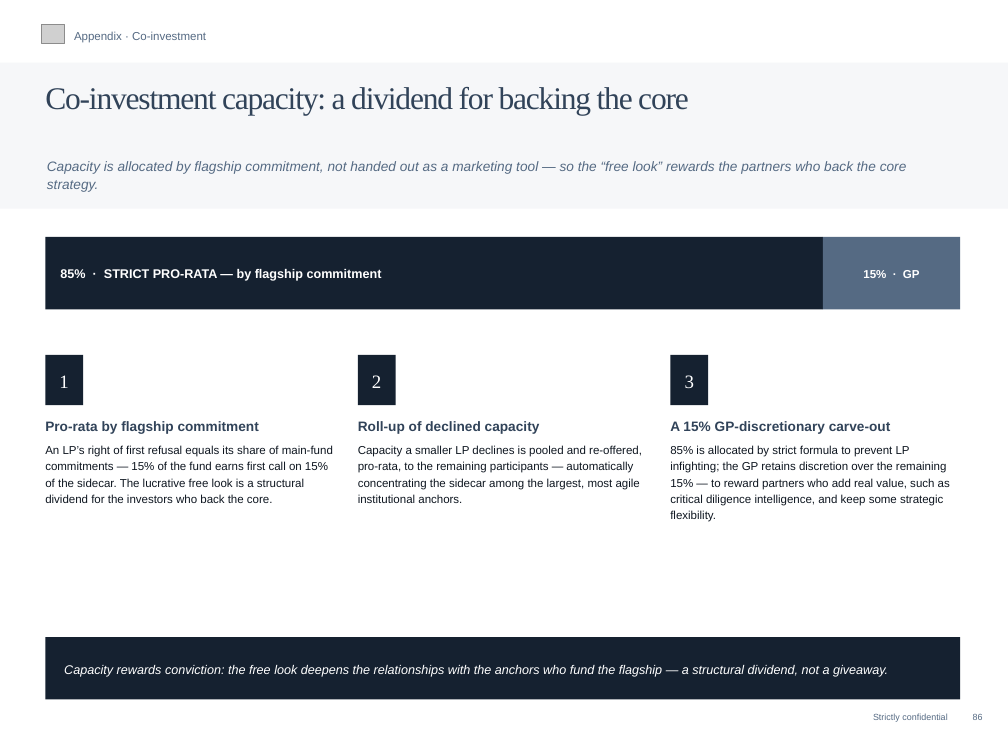
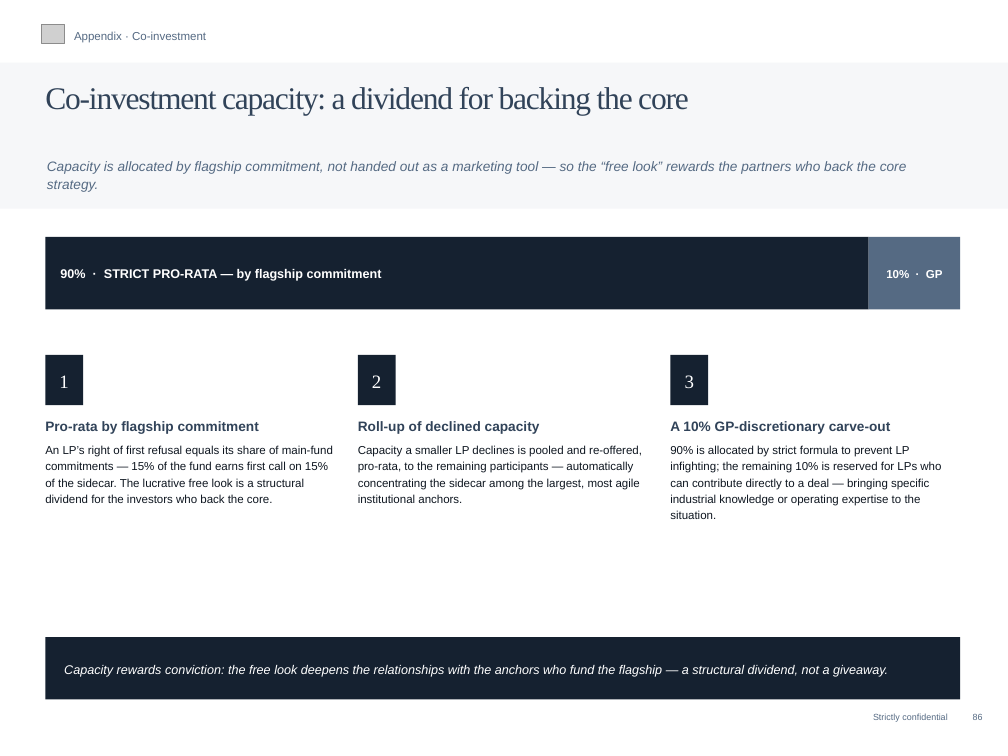
Before and after one commit to charette-lab/Claude, a slide deck: slide 91 of Athanase_Engaged_Ownership_Allocator_Deck.pptx. Drawn at 1008x756 pixels with LibreOffice and Linux fonts; fonts in the diff are those of the drawing; grey boxes stand for pictures. Boxes give left, top, right and bottom in pixels: in the first picture for what was removed or moved away, otherwise in the second. Text is boxed around its words. In the diff, an @@ line names an element or a change of style, - is before the commit and + after.

```diff
--- a/Athanase_Engaged_Ownership_Allocator_Deck.pptx
+++ b/Athanase_Engaged_Ownership_Allocator_Deck.pptx
@@ rectangle: place and size @@
-rectangle at (45, 237, 823, 310)
+rectangle at (45, 237, 868, 310)
@@ rectangle: place and size @@
-rectangle at (823, 237, 960, 310)
+rectangle at (868, 237, 960, 310)
@@ text at (60, 269, 382, 281): text changed @@
-85% · STRICT PRO-RATA — by flagship commitment
+90% · STRICT PRO-RATA — by flagship commitment
@@ text at (886, 270, 943, 278): text changed @@
-15% · GP
+10% · GP
@@ text at (670, 421, 941, 519): text changed @@
-A 15% GP-discretionary carve-out
-85% is allocated by strict formula to prevent LP infighting; the GP retains discretion over the remaining 15% — to reward partners who add real value, such as critical diligence intelligence, and keep some strategic flexibility.
+A 10% GP-discretionary carve-out
+90% is allocated by strict formula to prevent LP infighting; the remaining 10% is reserved for LPs who can contribute directly to a deal — bringing specific industrial knowledge or operating expertise to the situation.
```
Also in this commit, not shown: 1 other file.
